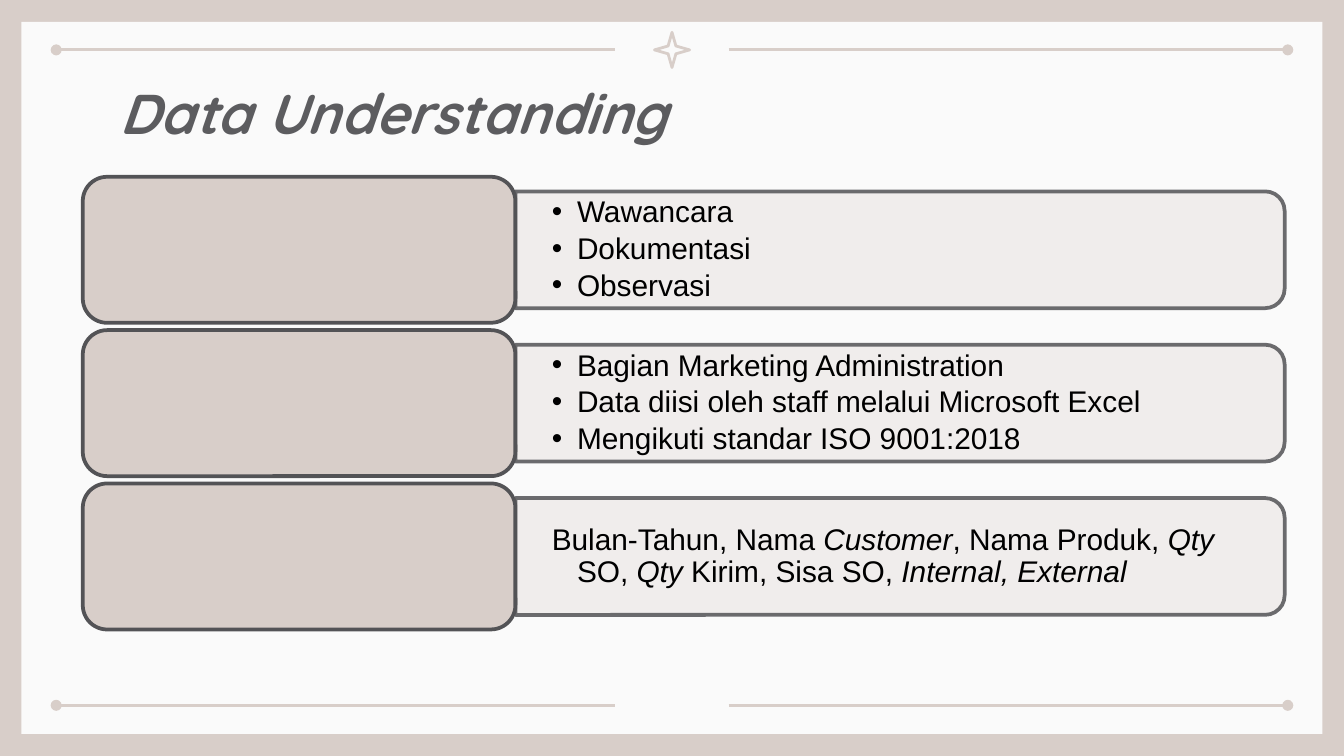
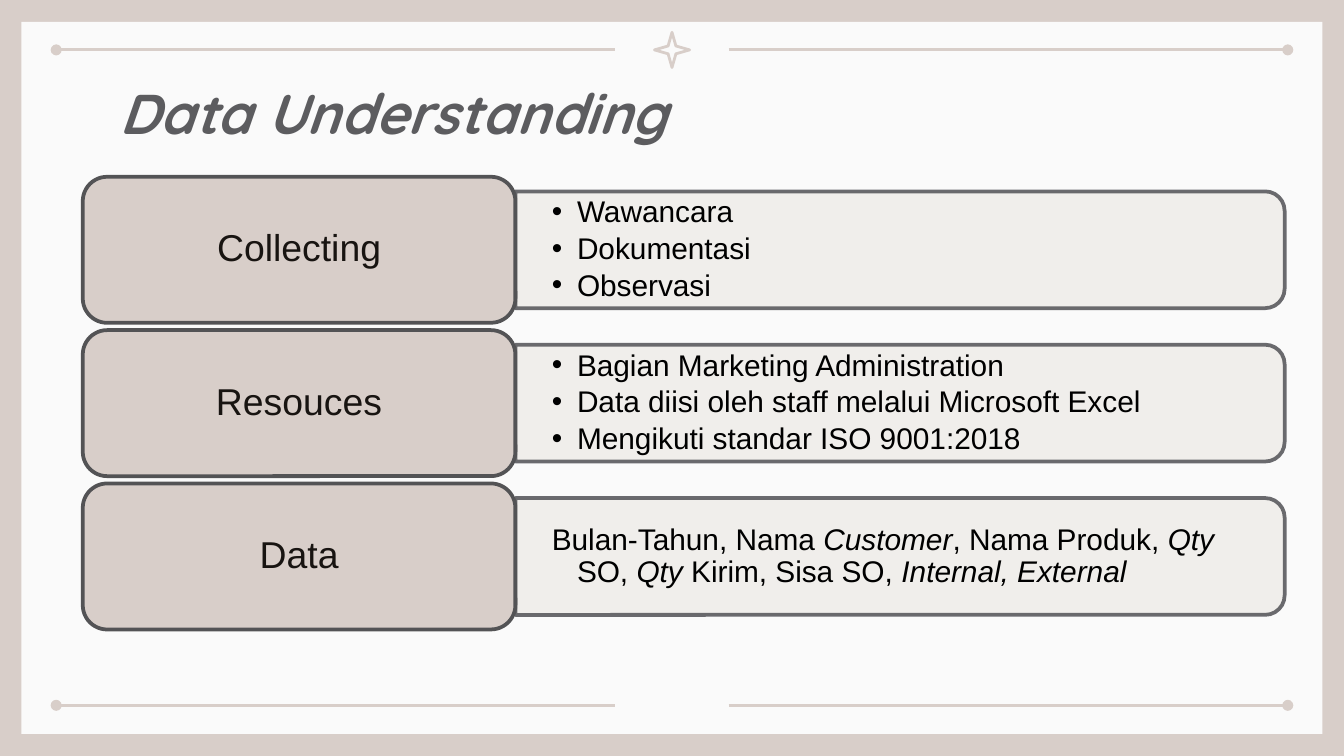
Before and after one commit to christiankencana/thesis, a slide deck: slide 15 of document/2211601741_ChristianKencana_Thesis.pptx. Drawn at 1344x756 pixels with LibreOffice and Linux fonts; fonts in the diff are those of the drawing. Boxes give left, top, right and bottom in pixels: in the first picture for what was removed or moved away, otherwise in the second. Text is boxed around its words. In the diff, an @@ line names an element or a change of style, - is before the commit and + after.

```diff
--- a/document/2211601741_ChristianKencana_Thesis.pptx
+++ b/document/2211601741_ChristianKencana_Thesis.pptx
@@ text added at [217, 234, 381, 269], 20 pt, text #181411 @@
+Collecting
@@ text added at [216, 389, 382, 416], 20 pt, text #181411 @@
+Resouces
@@ outline #535356 2 pt to #535355 2 pt; proportions changed in 3 elements at [83, 177, 516, 324], [83, 331, 516, 477], [83, 484, 516, 630] @@
@@ text added at [260, 542, 339, 569], 20 pt, text #181411 @@
+Data
```
Also in this commit, not shown: 13 other slides changed, 5 other files.
